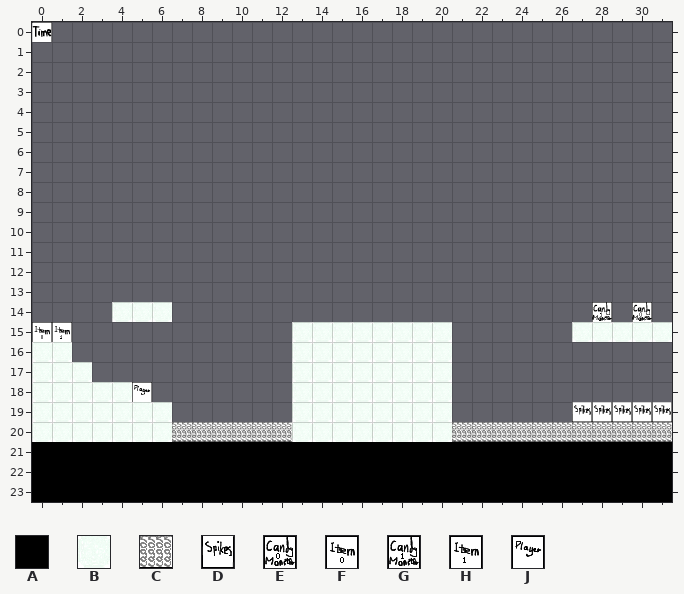
Two states of a Tiled map, levels/level2.3.tmx. The picture above is the old version.
Cells are 32x32 px. Shown: x 0..31, y 0..23.
Key: from "nya rutor": A 2, B 3, C 4, D 31; from "position32x32": E 0, F 1, G 4, H 5, J 10.
_ is an empty cell.
Layers that did not change in this view are not listed.
Layer "solids" before, first column x 0:
 5 ________________________________
 6 ________________________________
 7 ________________________________
 8 ________________________________
 9 ________________________________
10 ________________________________
11 ________________________________
12 ________________________________
13 ________________________________
14 ____BBB_________________________
15 _____________BBBBBBBB______BBBBB
16 BB___________BBBBBBBB___________
17 BBB__________BBBBBBBB___________
18 BBBBB________BBBBBBBB___________
19 BBBBBBB______BBBBBBBB______DDDDD
20 BBBBBBBCCCCCCBBBBBBBBCCCCCCCCCCC
21 AAAAAAAAAAAAAAAAAAAAAAAAAAAAAAAA
22 AAAAAAAAAAAAAAAAAAAAAAAAAAAAAAAA
23 AAAAAAAAAAAAAAAAAAAAAAAAAAAAAAAA
And afterwards:
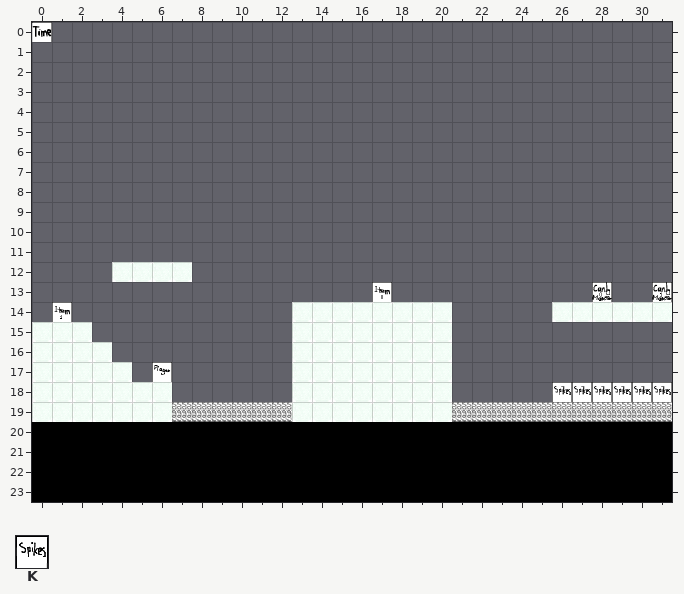
Further tiles: from "position32x32": K 11.
Change:
Layer "solids":
Tile B gives way to tile A in row 20 at x 0 to 6 and 13 to 20.
Tile C gives way to tile A in row 20 at x 7 to 12 and 21 to 31.
The edit adds tile B in row 12 at x 4 to 7; in row 14 at x 13 to 20 and 26 to 31; in row 15 at x 0 to 2; in row 16 at x 2 to 3; in row 17 at x 3 to 4; in row 18 at x 5 to 6.
Tile D gives way to tile C in row 19 at x 27 to 31.
The edit adds tile C in row 19 at x 7 to 12 and 21 to 26.
Tile B is removed in row 14 at x 4 to 6; in row 15 at x 27 to 31.
Layer "position":
The edit adds tile E in row 13 at x 28.
The edit adds tile F in row 13 at x 17.
The edit adds tile G in row 13 at x 31.
The edit adds tile H in row 14 at x 1.
The edit adds tile J in row 17 at x 6.
The edit adds tile K in row 18 at x 26 to 31.
Tile E is removed in row 14 at x 30.
Tile F is removed in row 15 at x 0.
Tile G is removed in row 14 at x 28.
Tile H is removed in row 15 at x 1.
Tile J is removed in row 18 at x 5.
Where, in picture pixels (left, top, right, bottom), the same in both pictures:
added: (112, 262, 192, 282)
changed: (32, 282, 672, 442)
